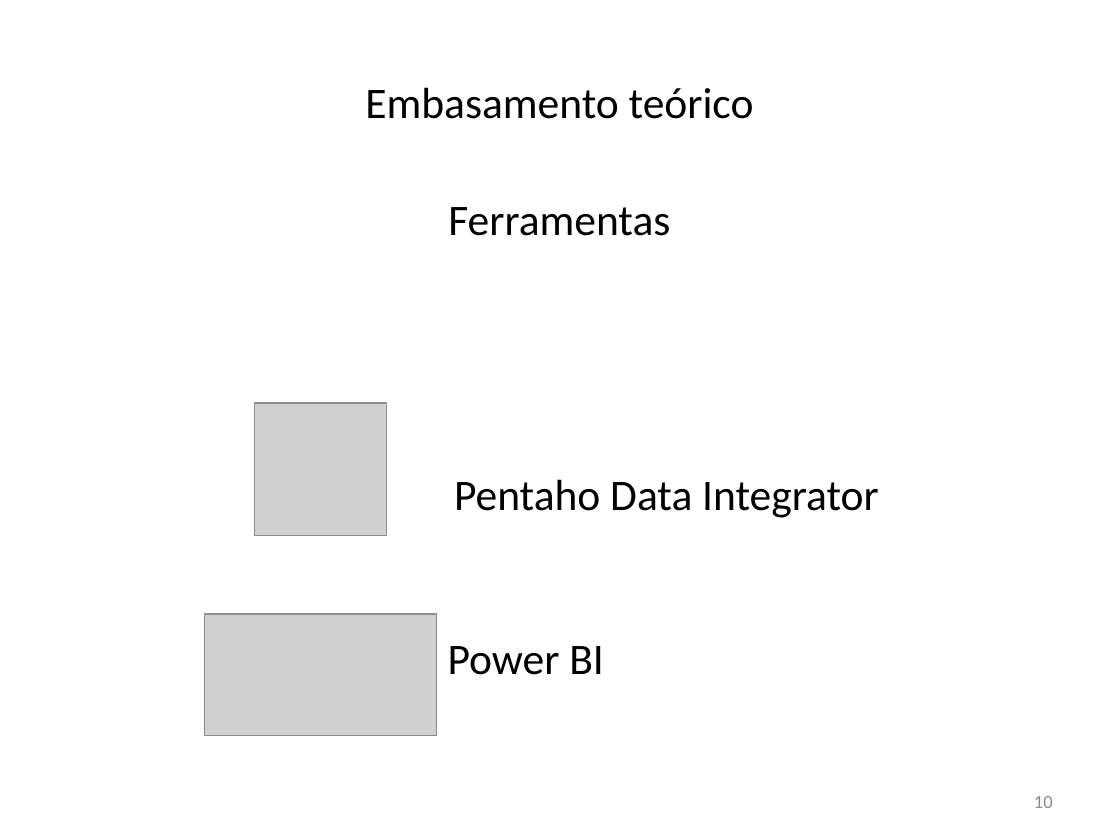
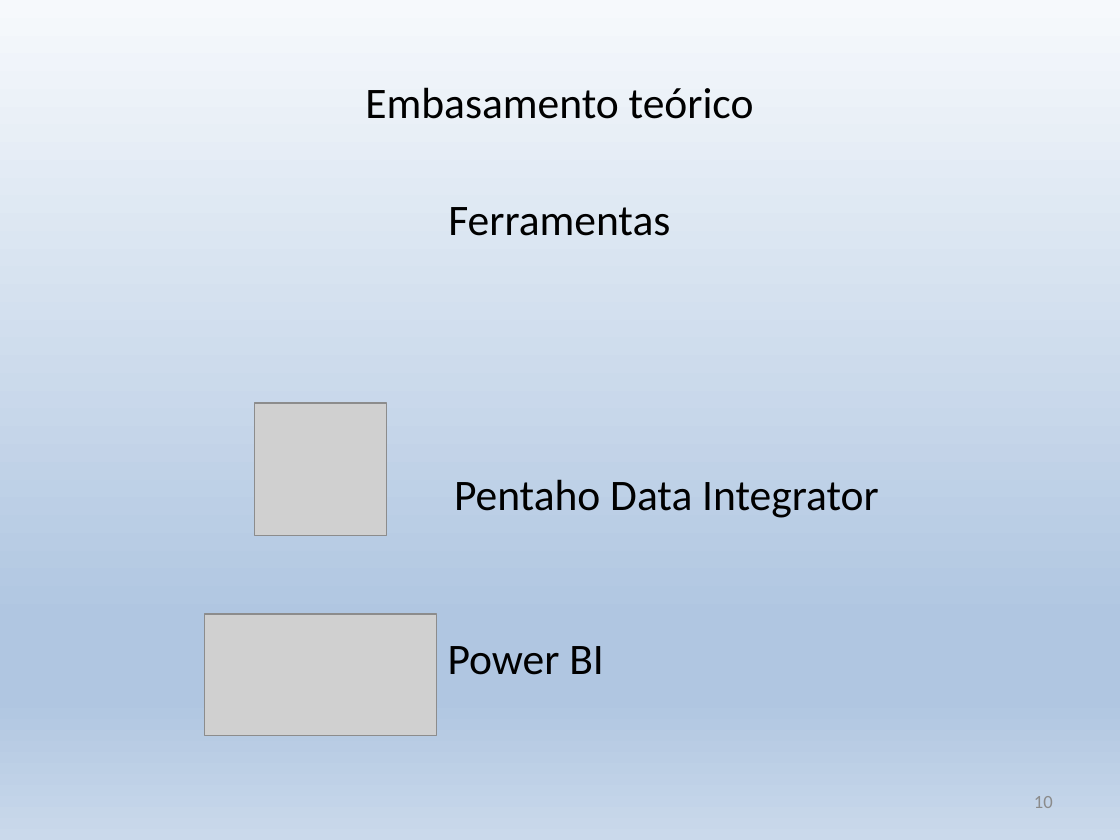
Before and after one commit to krieggerms/Analise-da-Insercao-do-Aluno-Negro-com-BI, a slide deck: slide 10 of APRESENTAÇÃO TCC.pptx. Drawn at 1120x840 pixels with LibreOffice and Linux fonts; fonts in the diff are those of the drawing; grey boxes stand for pictures; background and template pictures are left out. Boxes give left, top, right and bottom in pixels: in the first picture for what was removed or moved away, otherwise in the second. Text is boxed around its words. In the diff, an @@ line names an element or a change of style, - is before the commit and + after.

```diff
--- a/APRESENTAÇÃO TCC.pptx
+++ b/APRESENTAÇÃO TCC.pptx
@@ background picture (left out) to gradient #F6F9FC to #B0C6E1 to #CAD9EB @@
```
Also in this commit, not shown: 24 other slides changed.
